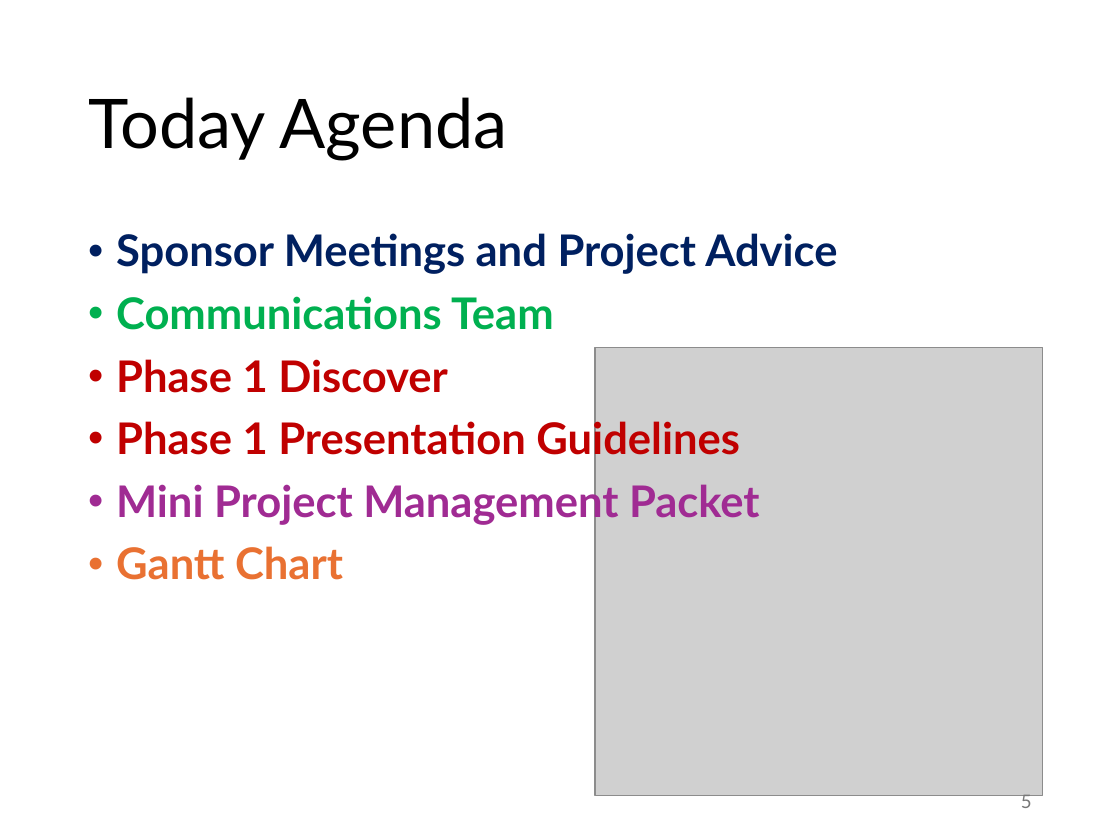
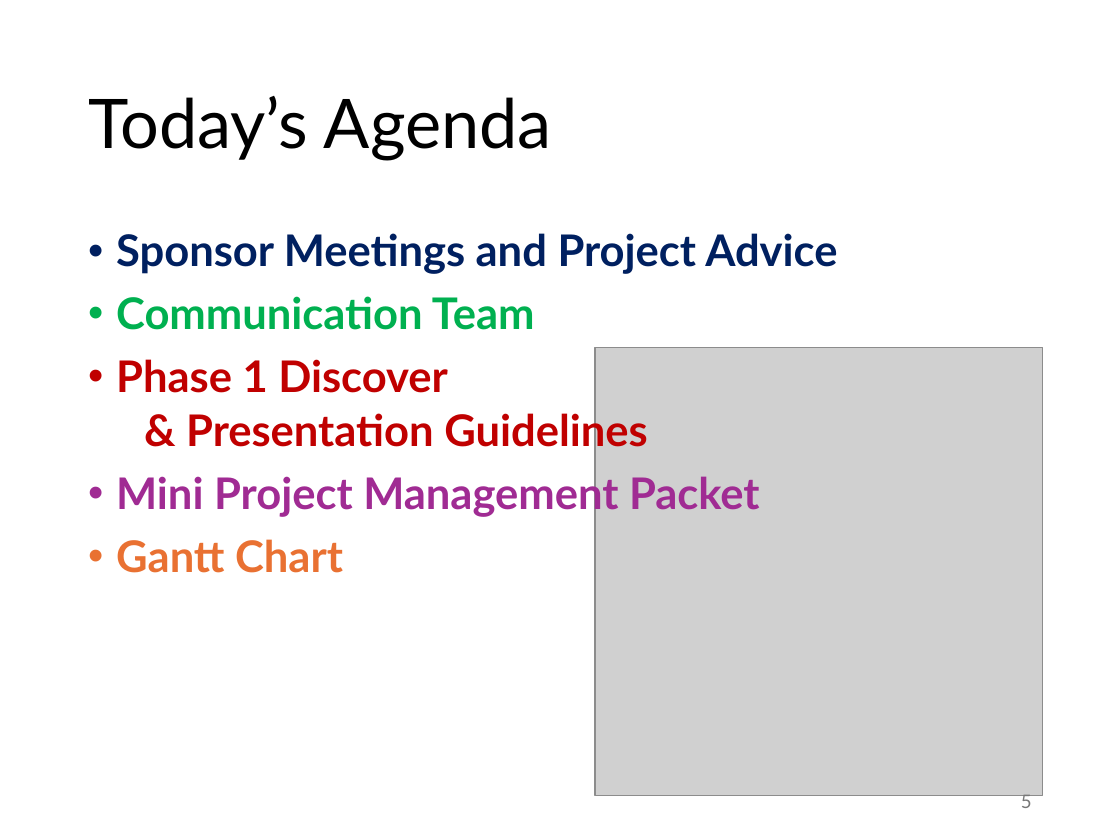
Before and after one commit to abuabara/abuabara.github.io, a slide deck: slide 5 of DAEN460S26/week3.pptx. Drawn at 1120x840 pixels with LibreOffice and Linux fonts; fonts in the diff are those of the drawing; grey boxes stand for pictures. Boxes give left, top, right and bottom in pixels: in the first picture for what was removed or moved away, otherwise in the second. Text is boxed around its words. In the diff, an @@ line names an element or a change of style, - is before the commit and + after.

```diff
--- a/DAEN460S26/week3.pptx
+++ b/DAEN460S26/week3.pptx
@@ title at (88, 96, 552, 161): text changed @@
-Today Agenda
+Today’s Agenda
@@ text at (116, 296, 535, 330): text changed @@
-• Communications Team
+• Communication Team
@@ text at (186, 409, 648, 455): text changed @@
-• Phase 1 Presentation Guidelines
+  & Presentation Guidelines
```
Also in this commit, not shown: 8 other slides changed, 1 slide added, 2 other files.
